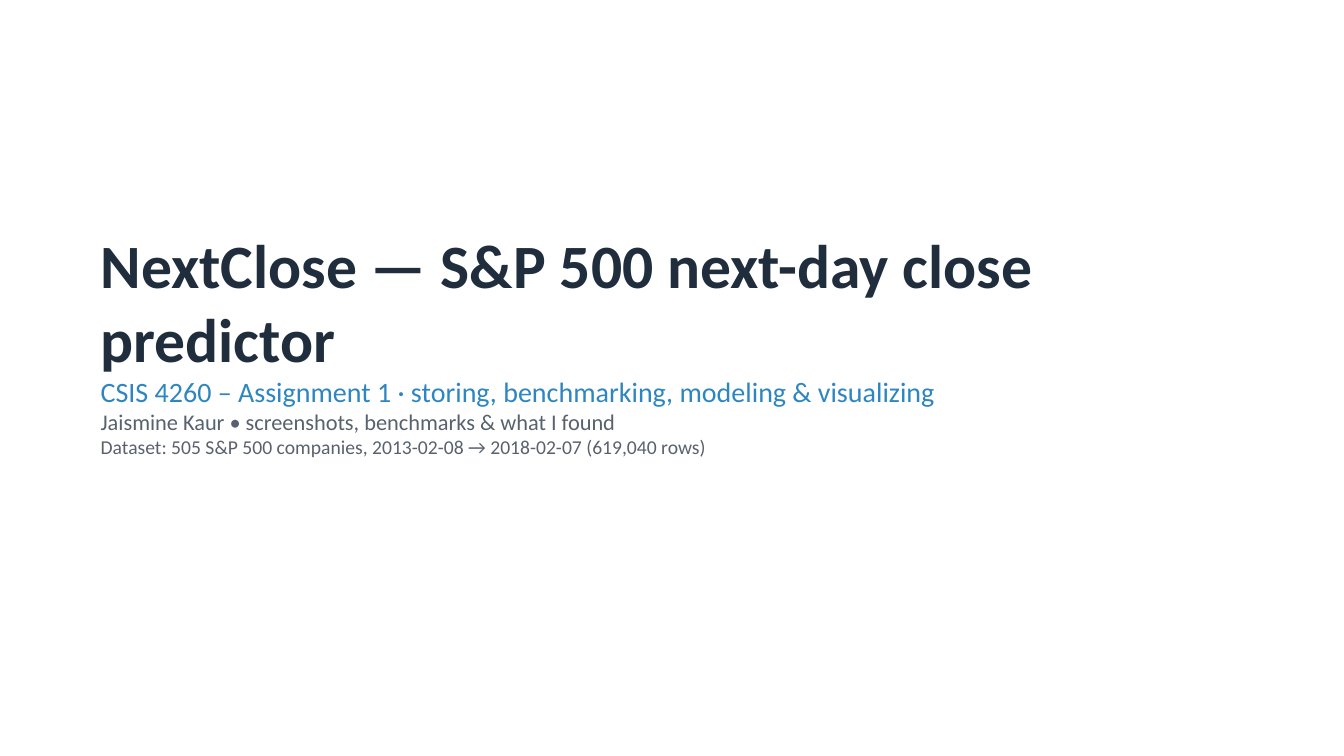
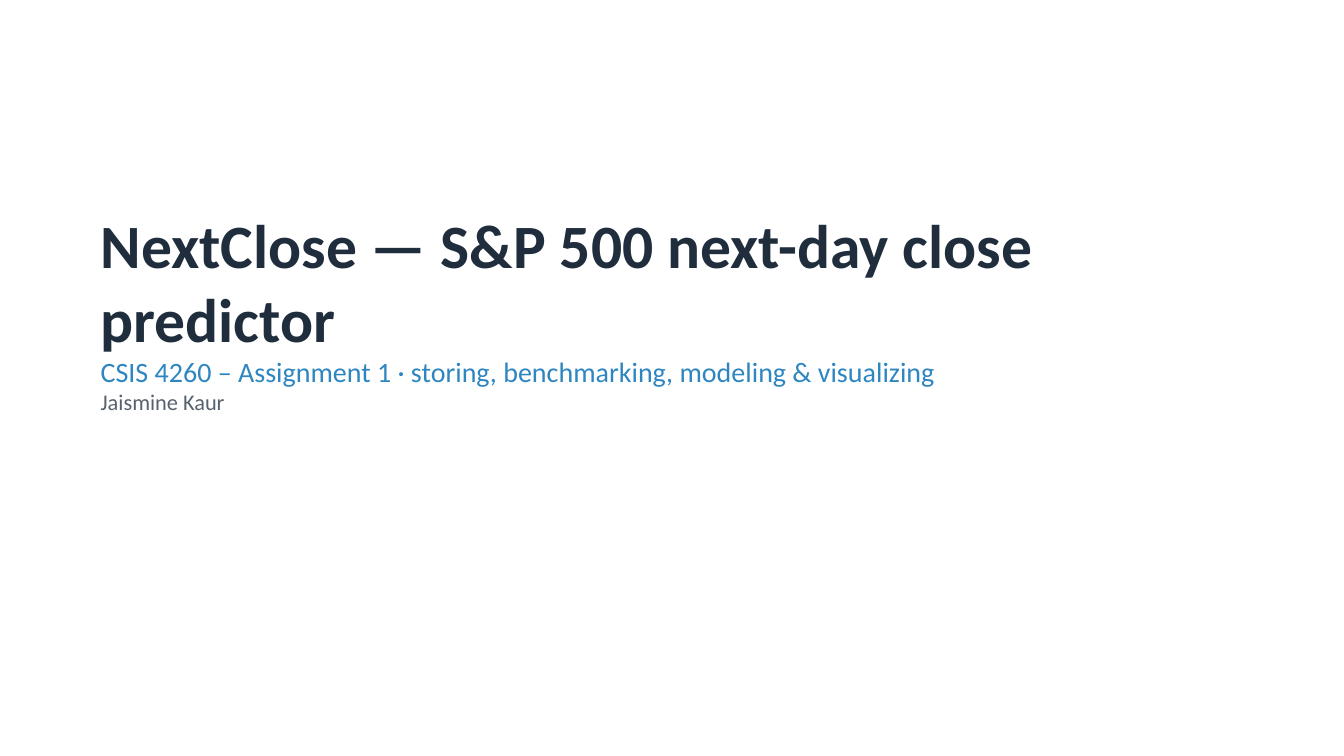
Before and after one commit to jaismine19/NextClose, a slide deck: slide 1 of docs/CSIS4260_Assignment1_Dashboard_Screenshots.pptx. Drawn at 1344x756 pixels with LibreOffice and Linux fonts; fonts in the diff are those of the drawing. Boxes give left, top, right and bottom in pixels: in the first picture for what was removed or moved away, otherwise in the second. Text is boxed around its words. In the diff, an @@ line names an element or a change of style, - is before the commit and + after.

```diff
--- a/docs/CSIS4260_Assignment1_Dashboard_Screenshots.pptx
+++ b/docs/CSIS4260_Assignment1_Dashboard_Screenshots.pptx
@@ text "NextClose — S&P 500 next-day ...": place and size @@
-text "NextClose — S&P 500 next-day ..." at <box>101,244,1032,457</box>
+text "NextClose — S&P 500 next-day ..." at <box>101,224,1032,410</box>
@@ text at <box>101,394,224,410</box>: text changed; size 14 to 16 pt @@
-Jaismine Kaur • screenshots, benchmarks & what I found
-Dataset: 505 S&P 500 companies, 2013-02-08 → 2018-02-07 (619,040 rows)
+Jaismine Kaur
```
Also in this commit, not shown: 7 other slides changed, 14 slides added, 8 slides removed, 1 other file.
